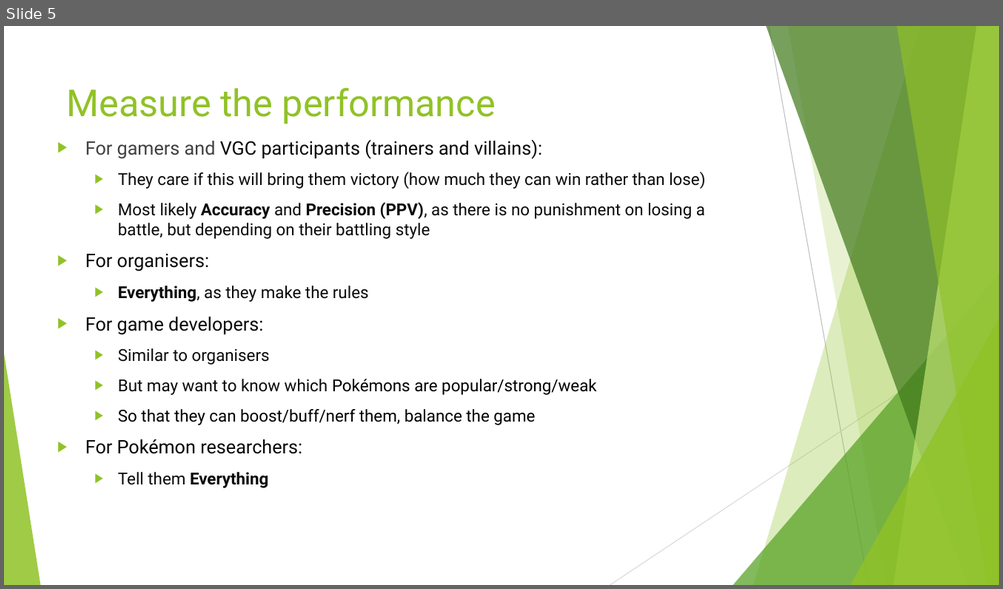
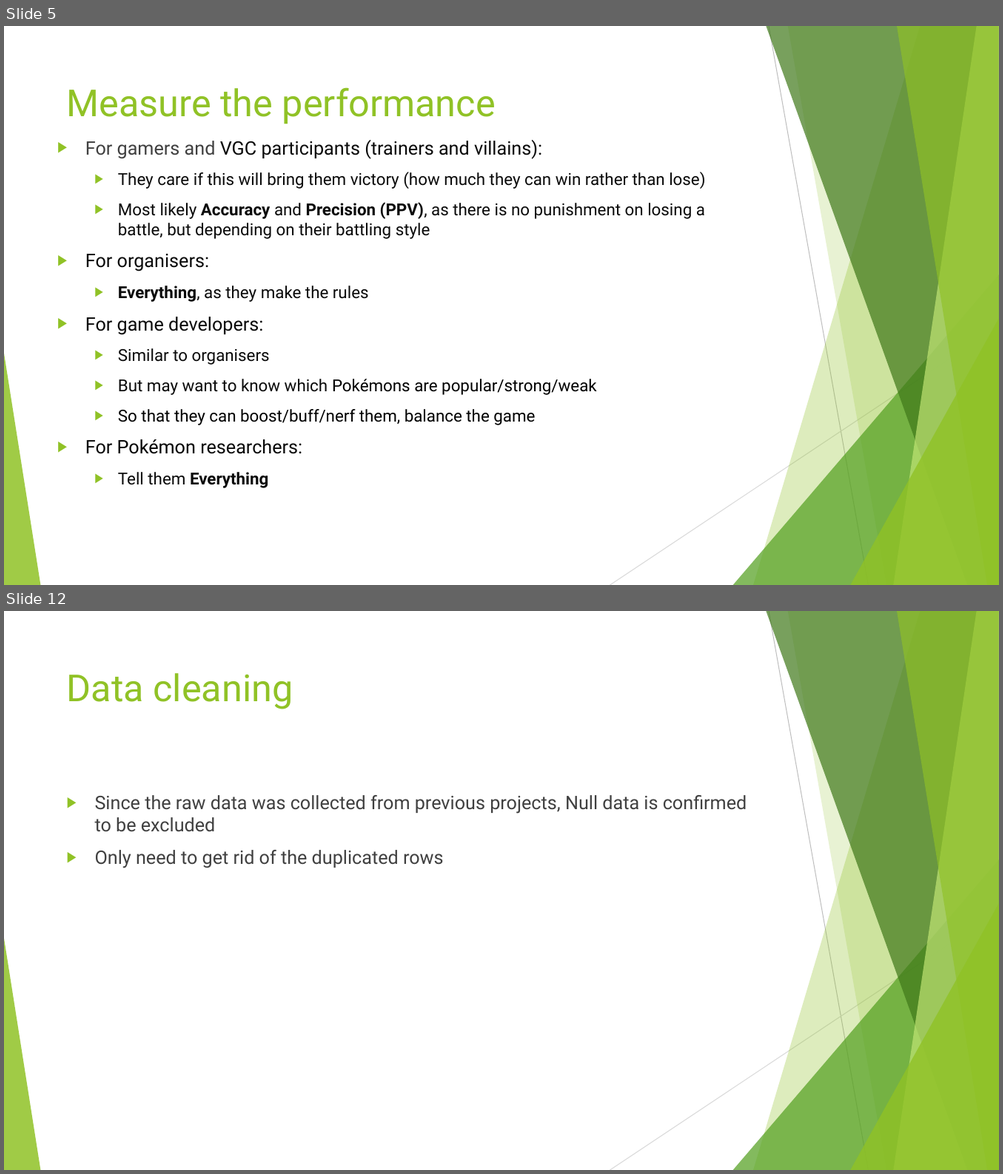
Before and after one commit to jackyman1997/pokemon, a slide deck: 3. classfier/classifier.pptx. Shown one above the other, each under a label of ours: slide 5 before the commit, slides 5 and 12 after it; the slides between them are not shown. The pictures are 1003x589 and 1003x1174 pixels, drawn with LibreOffice and Linux fonts; fonts in the diff are those of the drawing. Boxes give left, top, right and bottom in pixels: in the first picture for what was removed or moved away, otherwise in the second. Text is boxed around its words. In the diff, an @@ line names an element or a change of style, - is before the commit and + after.

```diff
--- a/3. classfier/classifier.pptx
+++ b/3. classfier/classifier.pptx
@@ slide 12 added at (4, 611, 999, 1170), background #FFFFFF; not listed: 10 template elements that a slide beside it also shows @@
@@ title added at (67, 673, 293, 709), 36 pt, text #90C226 @@
+Data cleaning
@@ text added at (95, 795, 747, 869), 18 pt, text #404040 @@
+▶ Since the raw data was collected from previous projects, Null data is confirmed to be excluded
+▶ Only need to get rid of the duplicated rows
```
Also in this commit, not shown: 3 slides changed, 15 other slides added.
